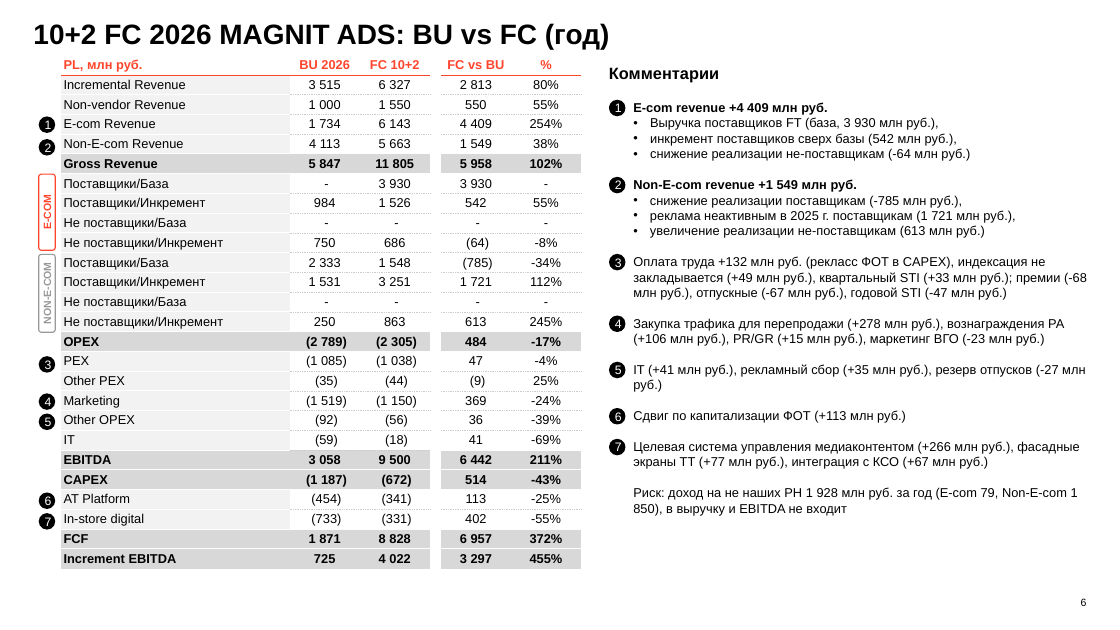
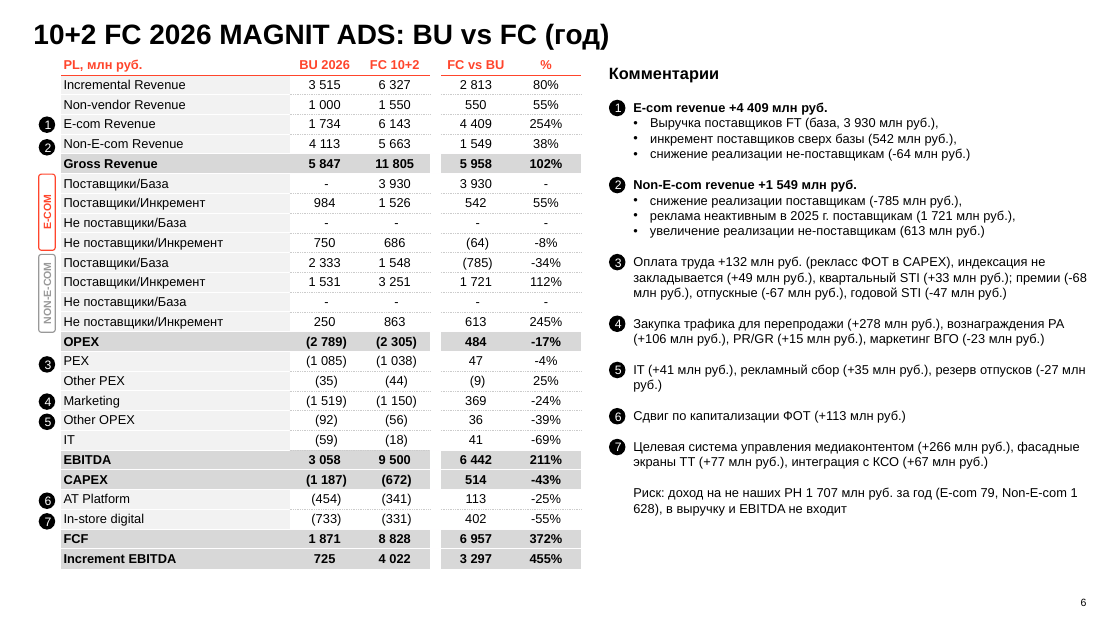
Before and after one commit to DenisMagnit/1, a slide deck: slide 6 of AdTech_MBR_Oct_2026.pptx. Drawn at 1120x630 pixels with LibreOffice and Linux fonts; fonts in the diff are those of the drawing; background and template pictures are left out. Boxes give left, top, right and bottom in pixels: in the first picture for what was removed or moved away, otherwise in the second. Text is boxed around its words. In the diff, an @@ line names an element or a change of style, - is before the commit and + after.

```diff
--- a/AdTech_MBR_Oct_2026.pptx
+++ b/AdTech_MBR_Oct_2026.pptx
@@ text at [633,487,1078,516]: text changed @@
-    Риск: доход на не наших РН 1 928 млн руб. за год (E-com 79, Non-E-com 1 850), в выручку и EBITDA не входит
+    Риск: доход на не наших РН 1 707 млн руб. за год (E-com 79, Non-E-com 1 628), в выручку и EBITDA не входит
```
Also in this commit, not shown: 5 other slides changed, 1 other file.
